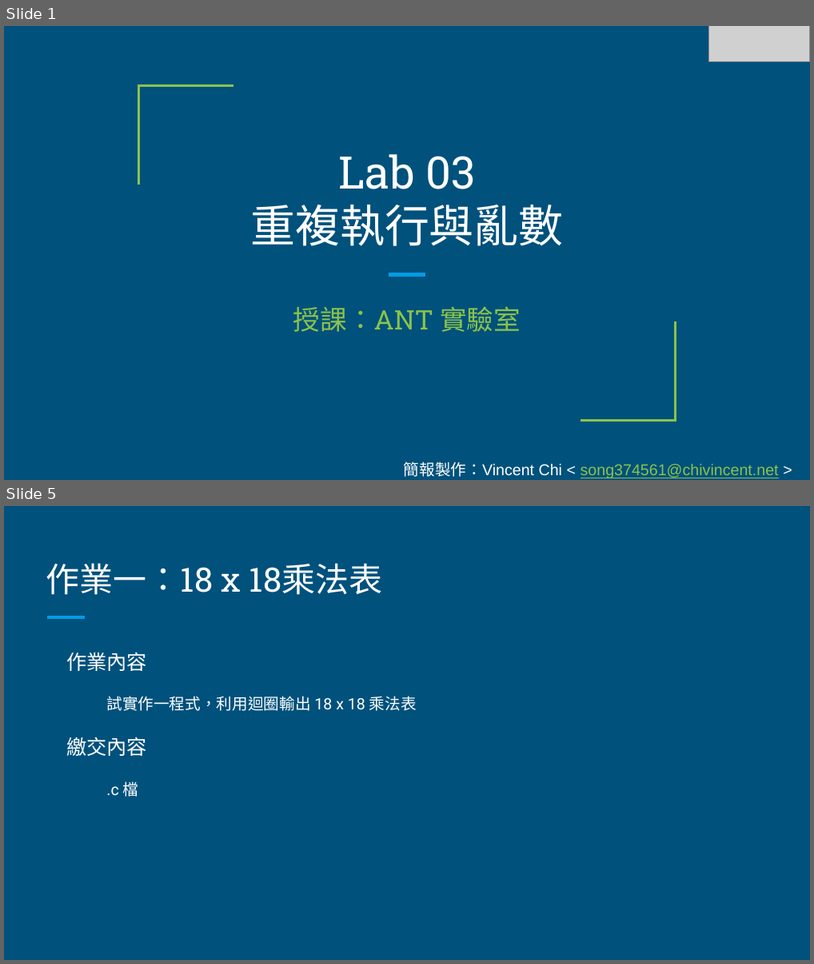
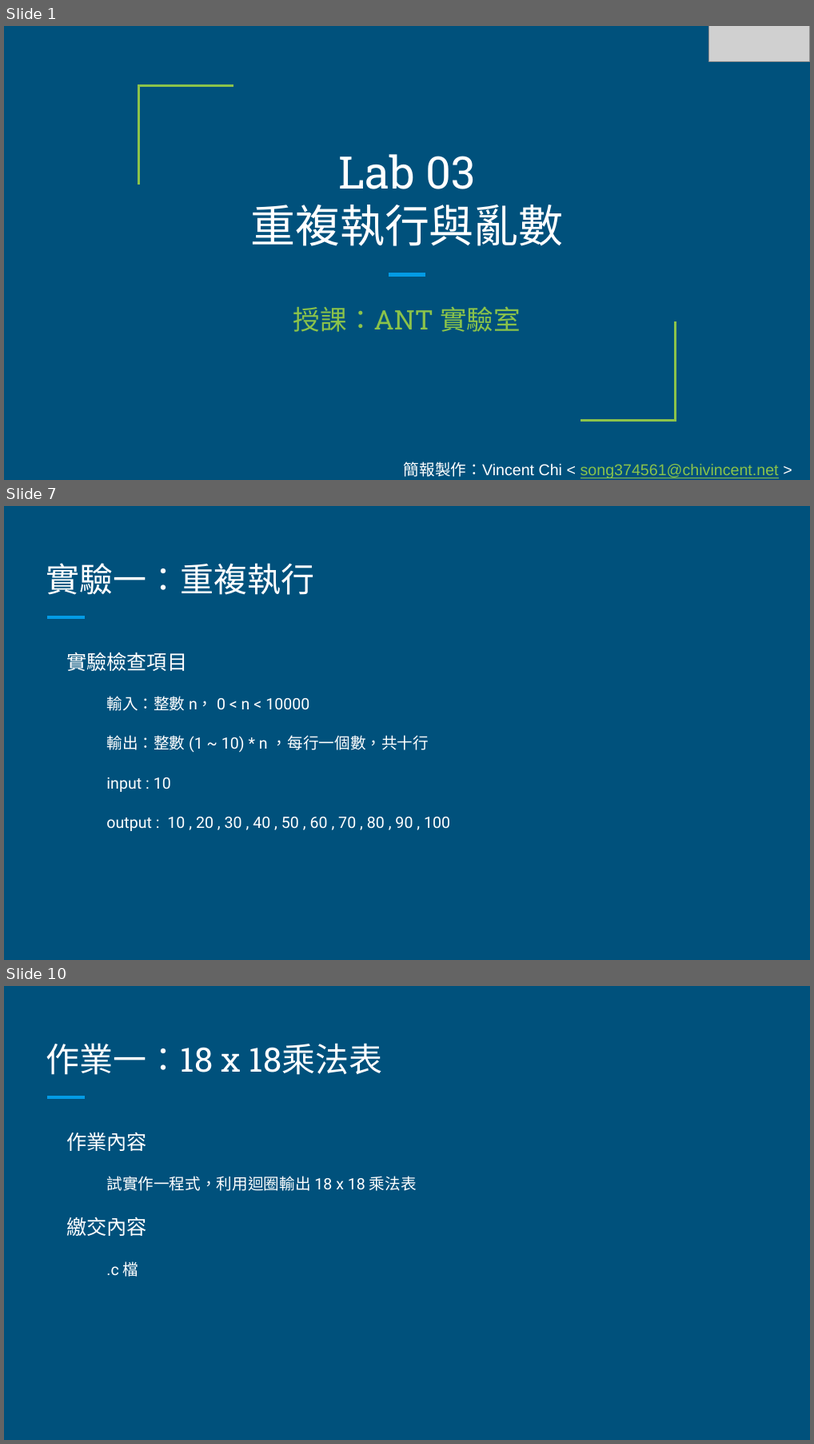
Before and after one commit to commProgramTAs/class, a slide deck: lab3/Lab 03 - 重複執行與亂數.pptx. Shown one above the other, each under a label of ours: slides 1 and 5 before the commit, slides 1, 7 and 10 after it; the slides between them are not shown. The pictures are 814x964 and 814x1444 pixels, drawn with LibreOffice and Linux fonts; fonts in the diff are those of the drawing; grey boxes stand for pictures. Boxes give left, top, right and bottom in pixels: in the first picture for what was removed or moved away, otherwise in the second. Text is boxed around its words. In the diff, an @@ line names an element or a change of style, - is before the commit and + after.

```diff
--- a/lab3/Lab 03 - 重複執行與亂數.pptx
+++ b/lab3/Lab 03 - 重複執行與亂數.pptx
@@ slide 7 added at <box>4,506,810,960</box>, background #00517C; not listed: 1 template element that a slide beside it also shows @@
@@ title added at <box>46,563,315,595</box>, 30 pt, text #FFFFFF @@
+實驗一：重複執行
@@ text added at <box>66,652,450,831</box>, 14 pt, text #FFFFFF @@
+實驗檢查項目
+  輸入：整數 n， 0 < n < 10000
+  輸出：整數 (1 ~ 10) * n ，每行一個數，共十行
+  input : 10
+  output : 10 , 20 , 30 , 40 , 50 , 60 , 70 , 80 , 90 , 100
@@ what was slide 5 is now slide 10 @@
```
Also in this commit, not shown: 4 slides changed, 4 other slides added, 10 other files.
